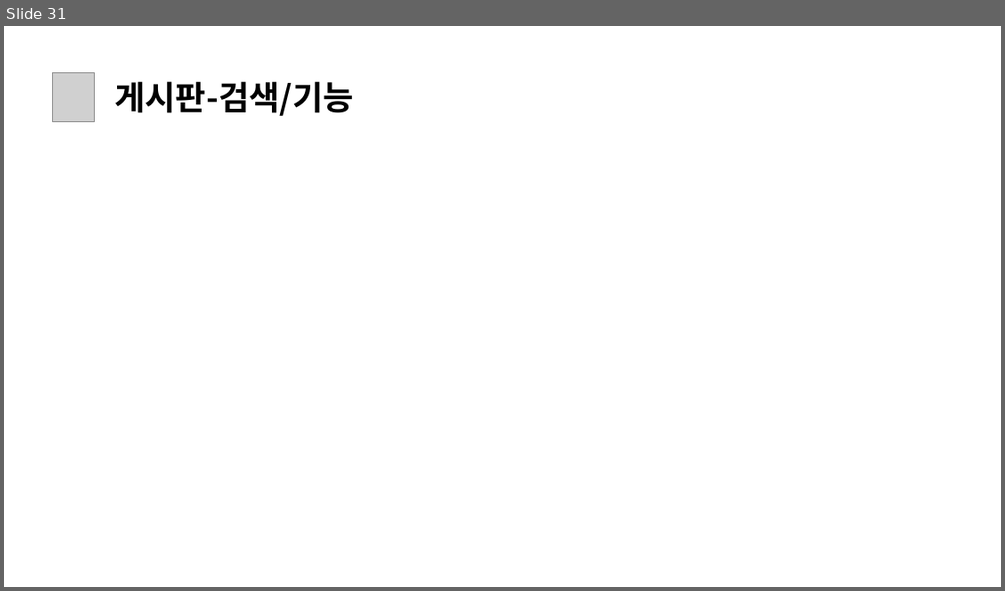
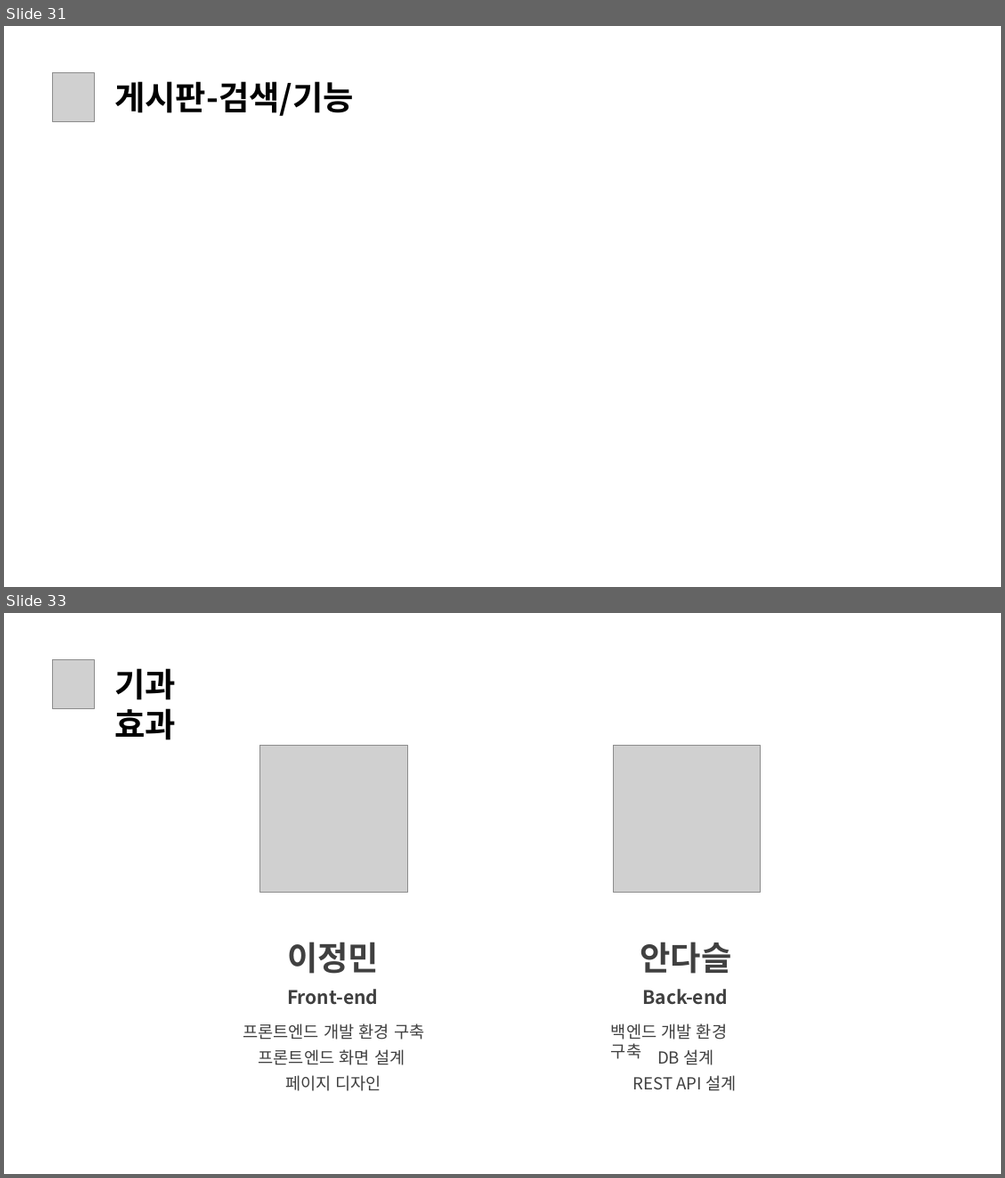
Before and after one commit to daseullll/HappyHouse, a slide deck: happyhouse_광주4반.pptx. Shown one above the other, each under a label of ours: slide 31 before the commit, slides 31 and 33 after it; the slides between them are not shown. The pictures are 1005x591 and 1005x1178 pixels, drawn with LibreOffice and Linux fonts; fonts in the diff are those of the drawing; grey boxes stand for pictures. Boxes give left, top, right and bottom in pixels: in the first picture for what was removed or moved away, otherwise in the second. Text is boxed around its words. In the diff, an @@ line names an element or a change of style, - is before the commit and + after.

```diff
--- a/happyhouse_광주4반.pptx
+++ b/happyhouse_광주4반.pptx
@@ slide 33 added at box(4, 613, 1001, 1174), background #FFFFFF @@
@@ picture added at box(53, 660, 95, 708) @@
@@ text added at box(114, 668, 176, 740), 32 pt, text #000000, bold @@
+기과 효과
@@ group added at box(243, 745, 760, 1091): 10 texts, 2 pictures @@
+이정민
+Front-end
+프론트엔드 개발 환경 구축
+프론트엔드 화면 설계
+페이지 디자인
+안다슬
+Back-end
+백엔드 개발 환경 구축
+DB 설계
+REST API 설계
```
Also in this commit, not shown: 9 slides changed, 6 other slides added, 4 slides removed, 8 other files.
